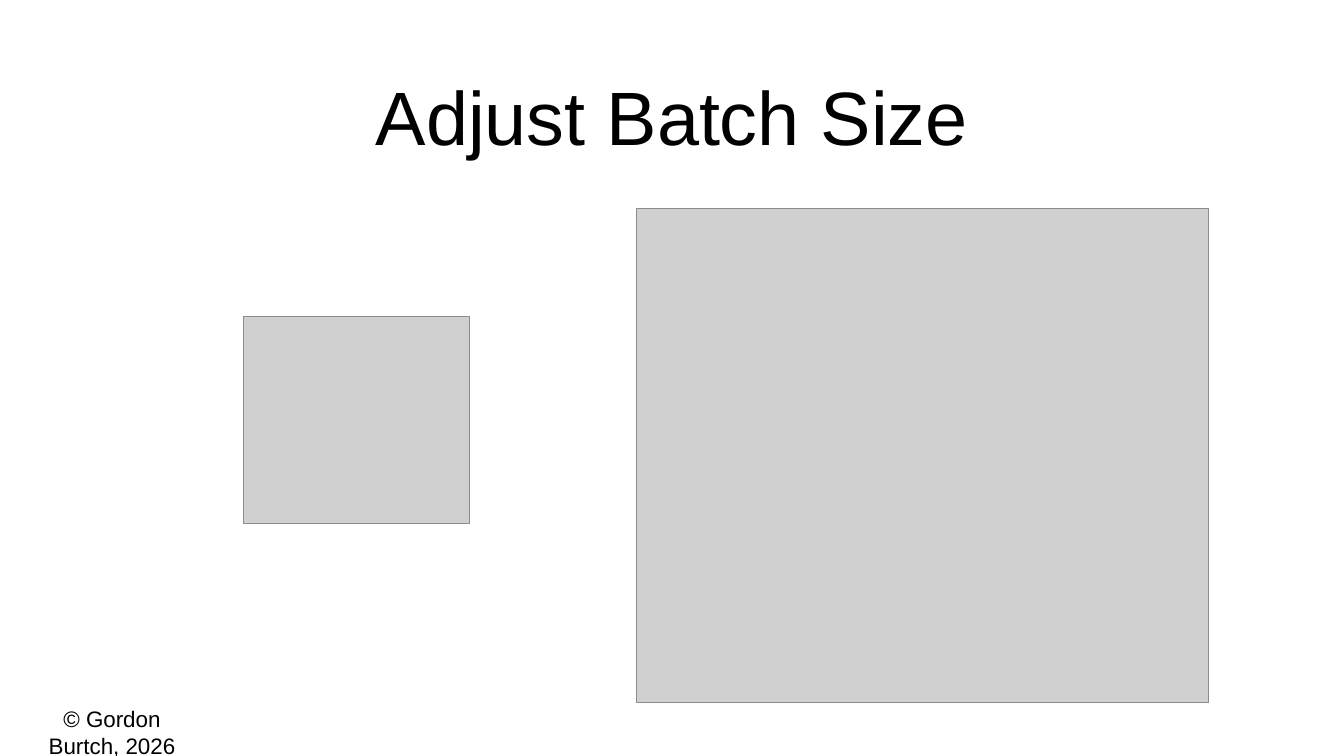
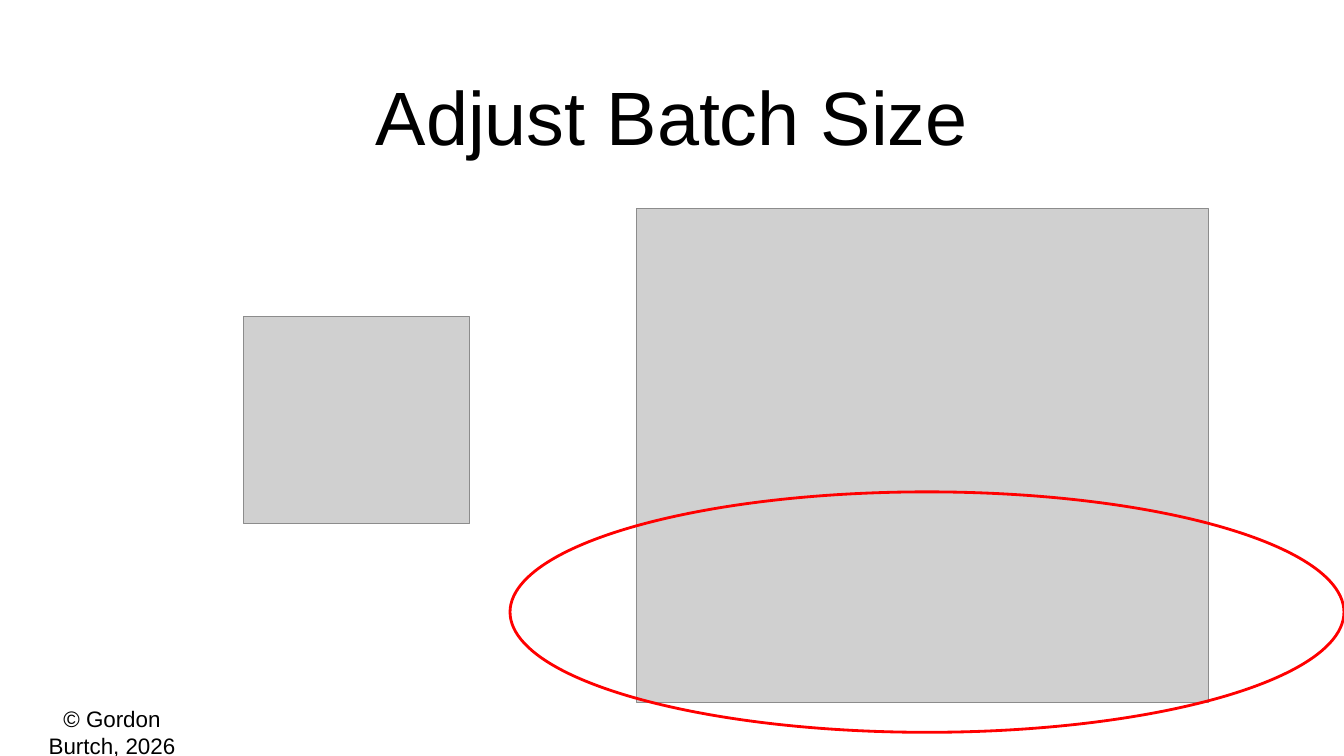
Before and after one commit to gburtch/BA510-2026, a slide deck: slide 11 of Week 4/4 - Model Fitting.pptx (slide 8 before the commit). Drawn at 1344x756 pixels with LibreOffice and Linux fonts; fonts in the diff are those of the drawing; grey boxes stand for pictures. Boxes give left, top, right and bottom in pixels: in the first picture for what was removed or moved away, otherwise in the second. Text is boxed around its words. In the diff, an @@ line names an element or a change of style, - is before the commit and + after.

```diff
--- a/Week 4/4 - Model Fitting.pptx
+++ b/Week 4/4 - Model Fitting.pptx
@@ ellipse added at bbox=[510, 492, 1344, 733], outline #FF0000 2 pt @@
```
Also in this commit, not shown: 6 other slides changed, 3 slides added, 3 other files.
